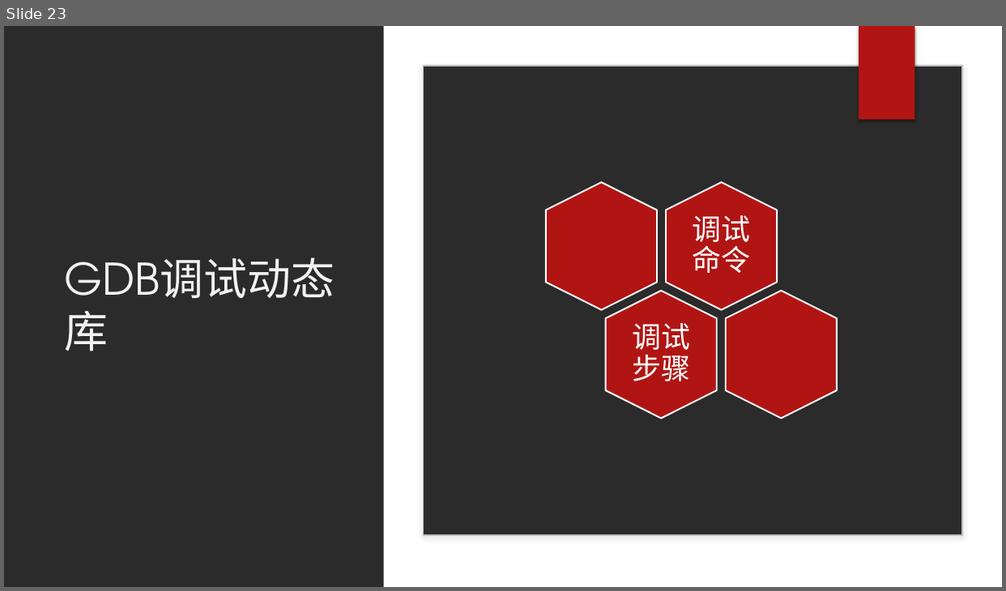
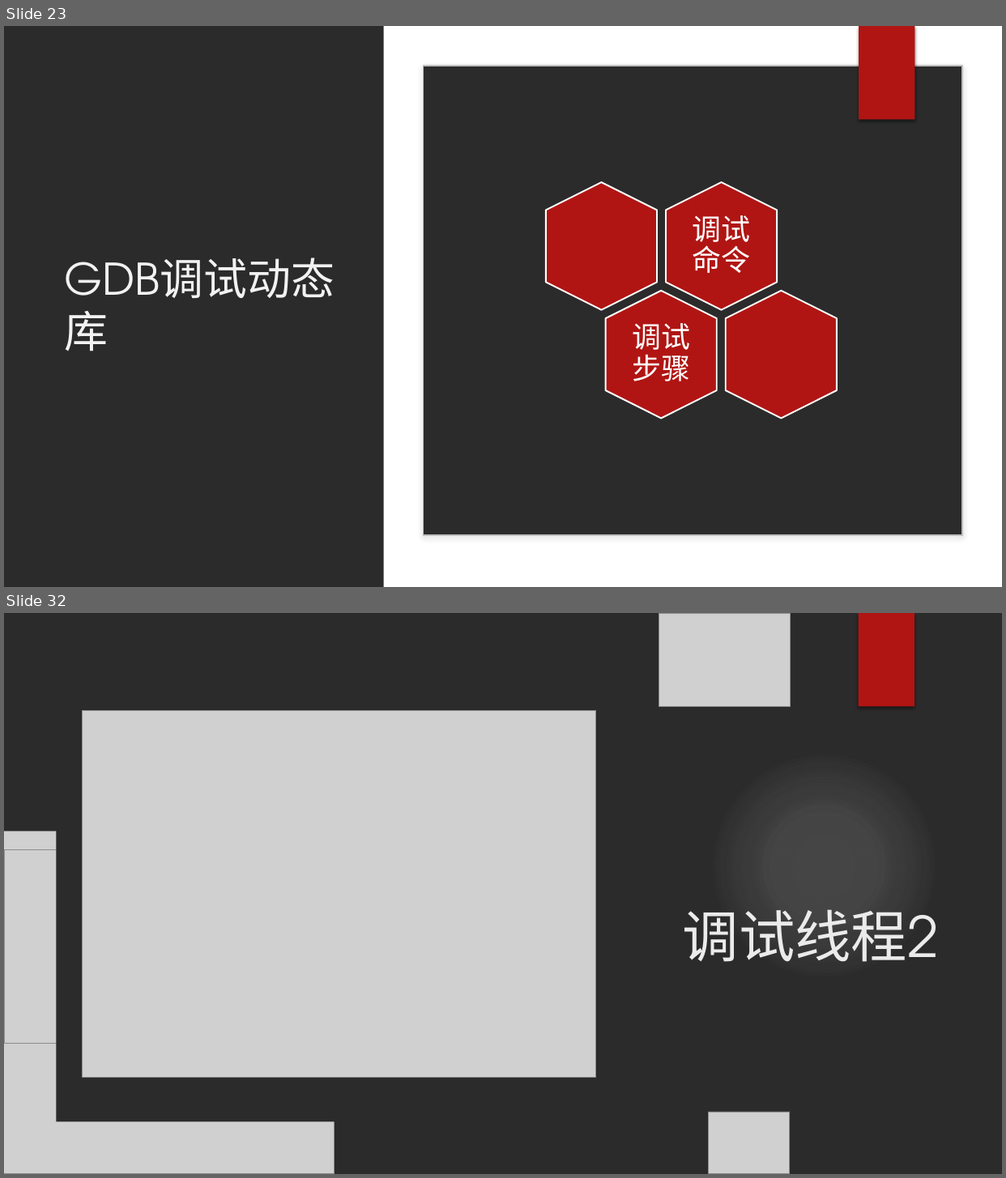
Before and after one commit to wangqinghe95/Program-Debug, a slide deck: ProgramDebug.pptx. Shown one above the other, each under a label of ours: slide 23 before the commit, slides 23 and 32 after it; the slides between them are not shown. The pictures are 1006x591 and 1006x1178 pixels, drawn with LibreOffice and Linux fonts; fonts in the diff are those of the drawing; grey boxes stand for pictures; background and template pictures are left out; a plain dark background stands for a picture behind light text. Boxes give left, top, right and bottom in pixels: in the first picture for what was removed or moved away, otherwise in the second. Text is boxed around its words. In the diff, an @@ line names an element or a change of style, - is before the commit and + after.

```diff
--- a/ProgramDebug.pptx
+++ b/ProgramDebug.pptx
@@ slide 32 added at (4, 613, 1002, 1174), background picture (left out) @@
@@ picture added at (659, 613, 790, 707) @@
@@ rectangle added at (859, 613, 914, 707), fill #B01513 @@
@@ rectangle added at (57, 666, 622, 1122), fill #FFFFFF @@
@@ picture added at (82, 710, 595, 1078) @@
@@ ellipse added at (709, 750, 939, 981), fill gradient #F3F3F3 @@
@@ ellipse added at (709, 750, 939, 981), fill gradient #F3F3F3 @@
@@ picture added at (4, 832, 334, 1174) @@
@@ picture added at (4, 850, 128, 1043) @@
@@ title added at (683, 909, 939, 962), 54 pt, text #EBEBEB @@
+调试线程2
@@ picture added at (709, 1112, 790, 1174) @@
```
Also in this commit, not shown: 2 slides changed, 8 other slides added, 1 slide removed, 12 other files.
